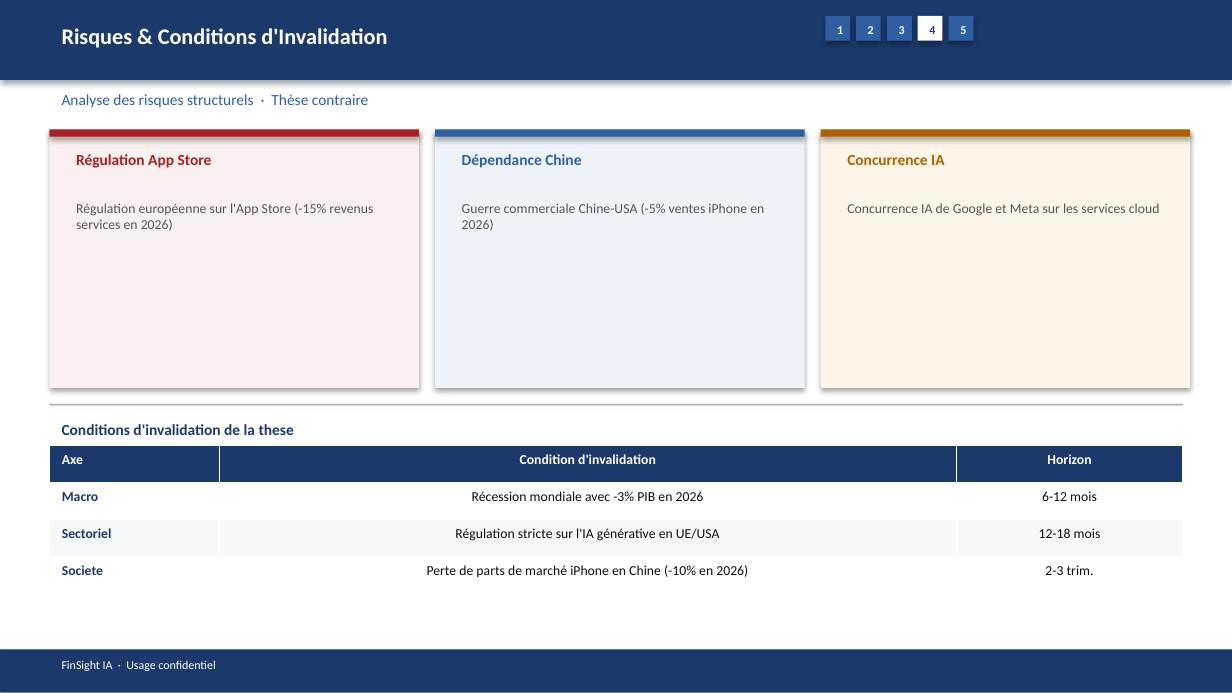
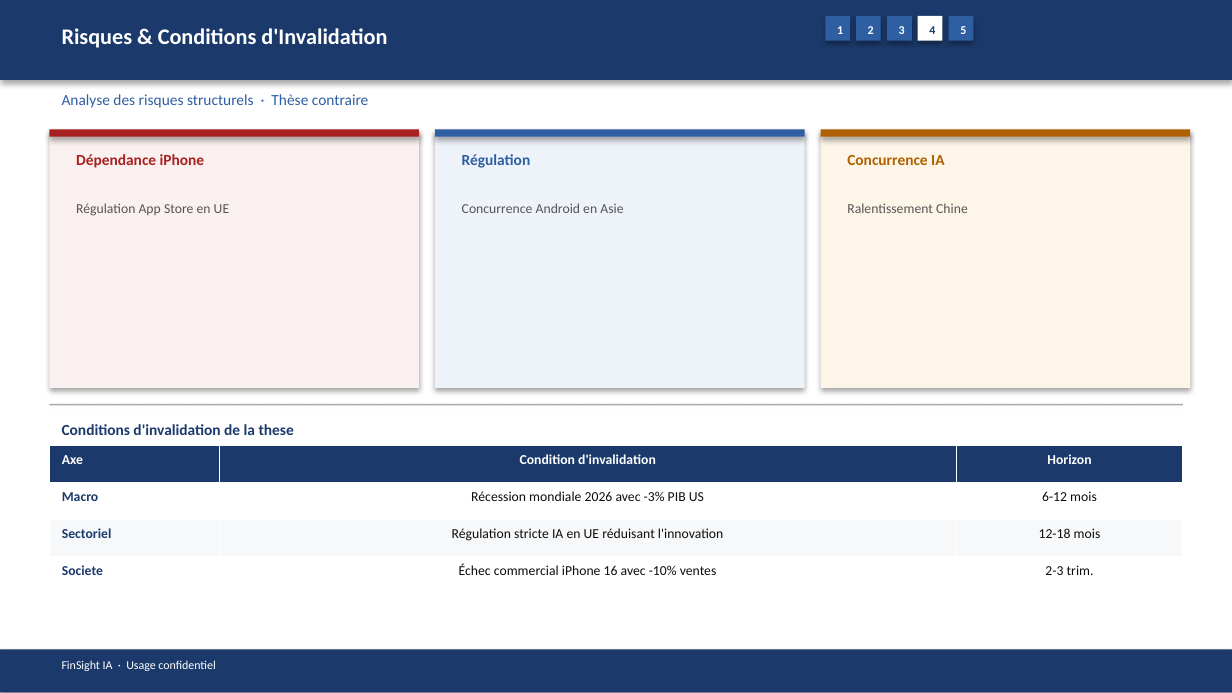
Before and after one commit to baptistejeh07-art/finsight-ia, a slide deck: slide 16 of preview/AAPL/AAPL_pitchbook.pptx. Drawn at 1232x693 pixels with LibreOffice and Linux fonts; fonts in the diff are those of the drawing. Boxes give left, top, right and bottom in pixels: in the first picture for what was removed or moved away, otherwise in the second. Text is boxed around its words. In the diff, an @@ line names an element or a change of style, - is before the commit and + after.

```diff
--- a/preview/AAPL/AAPL_pitchbook.pptx
+++ b/preview/AAPL/AAPL_pitchbook.pptx
@@ text at (x1=76, y1=154, x2=205, y2=168): text changed @@
-Régulation App Store
+Dépendance iPhone
@@ text at (x1=462, y1=154, x2=531, y2=168): text changed @@
-Dépendance Chine
+Régulation
@@ text at (x1=76, y1=203, x2=229, y2=216): text changed @@
-Régulation européenne sur l'App Store (-15% revenus services en 2026)
+Régulation App Store en UE
@@ text at (x1=462, y1=203, x2=623, y2=213): text changed @@
-Guerre commerciale Chine-USA (-5% ventes iPhone en 2026)
+Concurrence Android en Asie
@@ text at (x1=847, y1=203, x2=968, y2=213): text changed @@
-Concurrence IA de Google et Meta sur les services cloud
+Ralentissement Chine
@@ table at (x1=49, y1=446, x2=1183, y2=594) @@
-row 2, column 2: Récession mondiale avec -3% PIB en 2026
+row 2, column 2: Récession mondiale 2026 avec -3% PIB US
-row 3, column 2: Régulation stricte sur l'IA générative en UE/USA
+row 3, column 2: Régulation stricte IA en UE réduisant l'innovation
-row 4, column 2: Perte de parts de marché iPhone en Chine (-10% en 2026)
+row 4, column 2: Échec commercial iPhone 16 avec -10% ventes
```
Also in this commit, not shown: 14 other slides changed, 3 other files.
